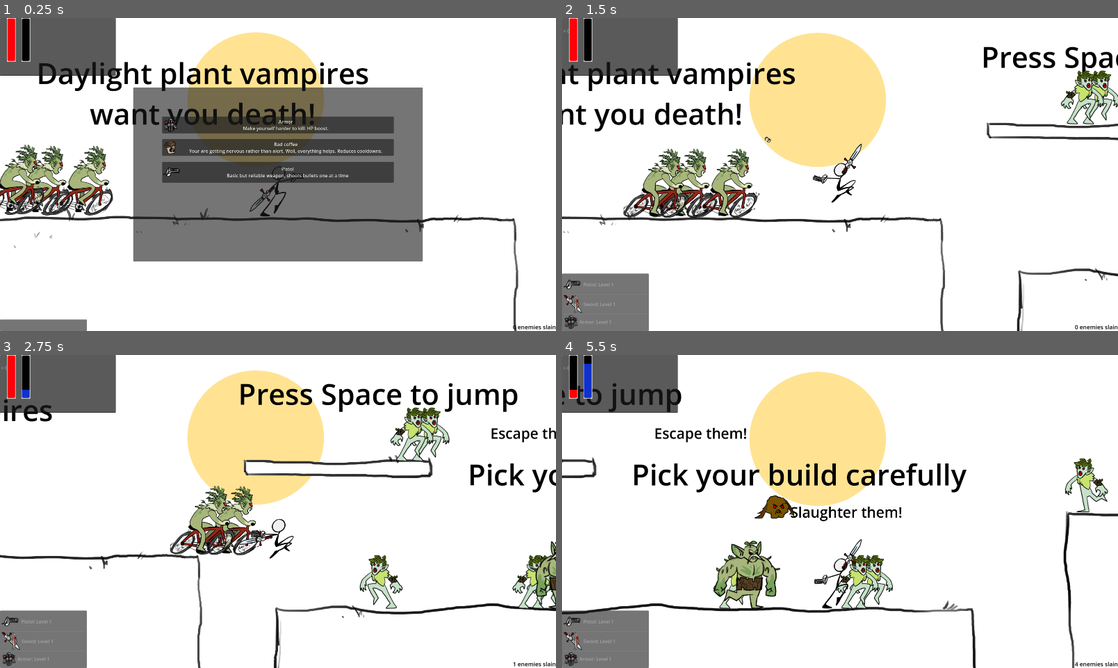
Above: before the commit, frames 1-4 (two rows, left to right).
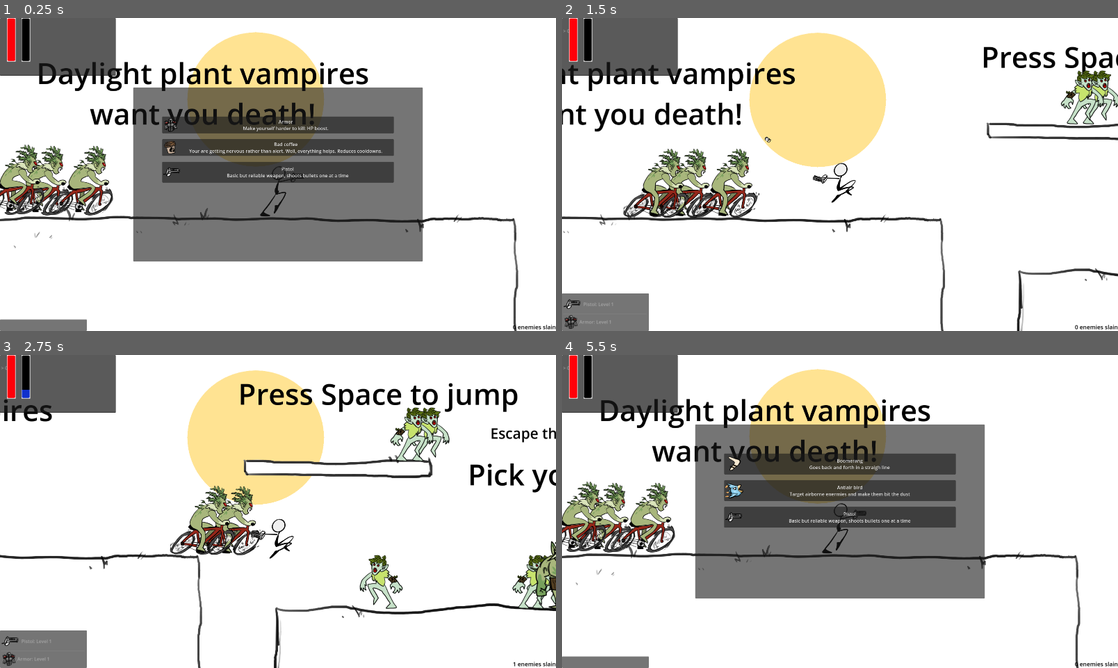
Above: after the commit, the same moments.

Repository: ricargoes/green-dusk
Game: Godot game, scene res://scenes/game.tscn
The game is run twice, just before and just after one commit, with the same random seed, the same clock (stepped at 60 frames per second) and the same inputs. The engine's default icon, where the game draws it, is replaced by a stand-in: a white triangle on a blue panel in a dark square.
Inputs (mouse positions are in pixels of both pictures, inside the frame that each line leads up to):
- Up to frame 1 (0.25 s): no input
- Up to frame 2 (1.5 s): click "Armor Make yourself harder to…" at 0.5 s; tap Space (jump) at 1.25 s
- Up to frame 3 (2.75 s): tap Space (jump) at 1.52, 2, 2.27 s
- Up to frame 4 (5.5 s): tap Space (jump) at 2.75, 3.5, 3.77, 4.25, 4.52 s; click (784, 561) at 5 s, where only the run after the commit has a clickable "Play Again"

The runs differ from the first frame. In frame 1, less than 0.1% of the frame differs, in the area x 44-50%, y 52-62%; in frame 2, 1.2%; in frame 3, 1.2%; in frame 4, 40%, in the area x 0-100%, y 0-100%.

Commit message:
levelup restrictions

Diff:
--- a/scenes/global/game_library.gd
+++ b/scenes/global/game_library.gd
@@ -16,7 +16,7 @@
 		'type': PowerUpType.Weapon,
 		'description': 'Slash nearby enermies with a mighty sword.',
 		'icon': preload("res://resources/ui/icons/sword.png"),
-		'scene': preload("res://scenes/powerups/boomerang.tscn")
+		'scene': preload("res://scenes/powerups/sword.tscn")
 	},
 	'Boomerang': {
 		'type': PowerUpType.Weapon,
--- a/scenes/hero.gd
+++ b/scenes/hero.gd
@@ -20,8 +20,8 @@
 var life_points: float = 50.0
 var level: int = 0
 var xp: int = 0
-var xp_threshold: int = 100
-var powerups = { "Pistol": 1, "Sword": 1 }
+var xp_threshold: int = 1
+var powerups = { "Pistol": 1 }
 var enemies_slain: int = 0
 
 var jump_impulse_time: float = 0.0
@@ -79,13 +79,15 @@
 
 func level_up():
 	get_tree().paused = true
-	$UI/LevelUpScreen.pick_powerup(powerups)
-	var powerup = await $UI/LevelUpScreen.powerup_selected
+	var can_levelup = $UI/LevelUpScreen.pick_powerup(powerups)
+	if can_levelup:
+		var powerup = await $UI/LevelUpScreen.powerup_selected
+		level += 1
+		xp_threshold = level*1000
+		if powerup != "":
+			equip_powerup(powerup)
 	get_tree().paused = false
-	level += 1
-	xp_threshold = level*1000
-	if powerup != "":
-		equip_powerup(powerup)
+
 
 func equip_powerup(powerup_name: String):
 	var powerup = GameLibrary.POWERUPS[powerup_name]
--- a/scenes/hero.tscn
+++ b/scenes/hero.tscn
@@ -11,7 +11,6 @@
 [ext_resource type="Texture2D" uid="uid://ciownt0dopb4i" path="res://resources/sprites/pj/pjRunningLegs1.png" id="6_ejbq7"]
 [ext_resource type="Texture2D" uid="uid://ced1gvm3ejp8b" path="res://resources/sprites/pj/pjRunningLegs2.png" id="7_34yky"]
 [ext_resource type="PackedScene" uid="uid://cdxbhwtpcrqwx" path="res://scenes/level_up_screen.tscn" id="7_y4fjo"]
-[ext_resource type="PackedScene" uid="uid://be7qt3ldbvjxr" path="res://scenes/powerups/sword.tscn" id="9_hr181"]
 [ext_resource type="PackedScene" uid="uid://c8qbjfx63idyx" path="res://scenes/powerups/pistol.tscn" id="9_jqixl"]
 [ext_resource type="Texture2D" uid="uid://bdexcucrlyfrt" path="res://resources/ui/full_life_bar.png" id="13_axndc"]
 [ext_resource type="Texture2D" uid="uid://cuxvaqlgqpm2c" path="res://resources/ui/full_xp_bar.png" id="14_glpkk"]
@@ -86,10 +85,6 @@
 sprite_frames = SubResource("SpriteFrames_rcvp2")
 animation = &"run"
 autoplay = "run"
-
-[node name="Pistol" parent="." instance=ExtResource("9_jqixl")]
-
-[node name="Sword" parent="." instance=ExtResource("9_hr181")]
 
 [node name="RunningShape" type="CollisionShape2D" parent="."]
 position = Vector2(0, 7)
@@ -185,3 +180,5 @@
 
 [node name="CollisionShape2D" type="CollisionShape2D" parent="PlayerSight"]
 shape = SubResource("RectangleShape2D_33dn5")
+
+[node name="Pistol" parent="." instance=ExtResource("9_jqixl")]
--- a/scenes/level_up_screen.gd
+++ b/scenes/level_up_screen.gd
@@ -1,25 +1,47 @@
 extends CenterContainer
+
+const MAX_WEAPONS = 4
+const MAX_PASSIVES = 2
 
 signal powerup_selected(powerup_name)
 
-func pick_powerup(powerup_levels: Dictionary):
-	show()
+func pick_powerup(powerup_levels: Dictionary) -> bool:
 	for node in %Options.get_children():
 		node.queue_free()
 
-	var available_powerups = GameLibrary.POWERUPS.keys()
-	for powerup_name in available_powerups:
+	var weapon_count = 0
+	var passive_count = 0
+	for owned_powerup in powerup_levels:
+		var powerup_info = GameLibrary.POWERUPS[owned_powerup]
+		if powerup_info["type"] == GameLibrary.PowerUpType.Weapon:
+			weapon_count += 1
+		elif powerup_info["type"] == GameLibrary.PowerUpType.Passive:
+			passive_count += 1
+
+	var all_powerups: Array = GameLibrary.POWERUPS.keys()
+	var available_powerups = all_powerups.duplicate()
+	for powerup_name in all_powerups:
+		var powerup_info = GameLibrary.POWERUPS[powerup_name]
+		if weapon_count >= MAX_WEAPONS and powerup_info["type"] == GameLibrary.PowerUpType.Weapon and not powerup_levels.has(powerup_name):
+			available_powerups.erase(powerup_name)
+			continue
+		if passive_count >= MAX_PASSIVES and powerup_info["type"] == GameLibrary.PowerUpType.Passive and not powerup_levels.has(powerup_name):
+			available_powerups.erase(powerup_name)
+			continue
 		var level = powerup_levels.get(powerup_name, 0)
 		if level >= 5:
 			available_powerups.erase(powerup_name)
+			continue
 
 	if available_powerups.is_empty():
-		powerup_clicked("")
+		return false
 
+	show()
 	randomize()
 	var count = 0
+	var ramaining_powerups = available_powerups.duplicate()
 	while count < min(3, available_powerups.size()):
-		var powerup_name = available_powerups.pop_at(randi() % available_powerups.size())
+		var powerup_name = ramaining_powerups.pop_at(randi() % ramaining_powerups.size())
 		var powerup_info = GameLibrary.POWERUPS[powerup_name]
 		var button = Button.new()
 		button.icon = powerup_info['icon']
@@ -27,6 +49,7 @@
 		button.pressed.connect(powerup_clicked.bind(powerup_name))
 		%Options.add_child(button)
 		count += 1
+	return true
 
 func powerup_clicked(powerup_name: String):
 	powerup_selected.emit(powerup_name)
--- a/scenes/level_up_screen.tscn
+++ b/scenes/level_up_screen.tscn
@@ -9,6 +9,7 @@
 anchor_bottom = 1.0
 grow_horizontal = 2
 grow_vertical = 2
+mouse_filter = 0
 script = ExtResource("1_r55pw")
 
 [node name="Panel" type="Panel" parent="."]
--- a/scenes/terrain/terrain_chunk_1.tscn
+++ b/scenes/terrain/terrain_chunk_1.tscn
@@ -36,7 +36,7 @@
 activator = NodePath("../../Helpers/Activator")
 
 [node name="Spawner2" parent="Enemies" index="1" node_paths=PackedStringArray("destination", "activator") instance=ExtResource("3_eakqu")]
-position = Vector2(4326, 327)
+position = Vector2(7090, 221)
 spawning_resource = 1
 destination = NodePath("../../Helpers/Dest2")
 activator = NodePath("../../Helpers/Activator")
@@ -69,10 +69,10 @@
 position = Vector2(3711, 753)
 
 [node name="Dest1" type="Marker2D" parent="Helpers" index="0"]
-position = Vector2(3594, 795)
+position = Vector2(5249, 156)
 
 [node name="Dest2" type="Marker2D" parent="Helpers" index="1"]
-position = Vector2(5327, 311)
+position = Vector2(8633, 210)
 
 [node name="Activator" parent="Helpers" index="2" instance=ExtResource("4_jtunb")]
 position = Vector2(1834, 428)
Not shown: 1 places in scenes/hero.tscn that only renumber resources
